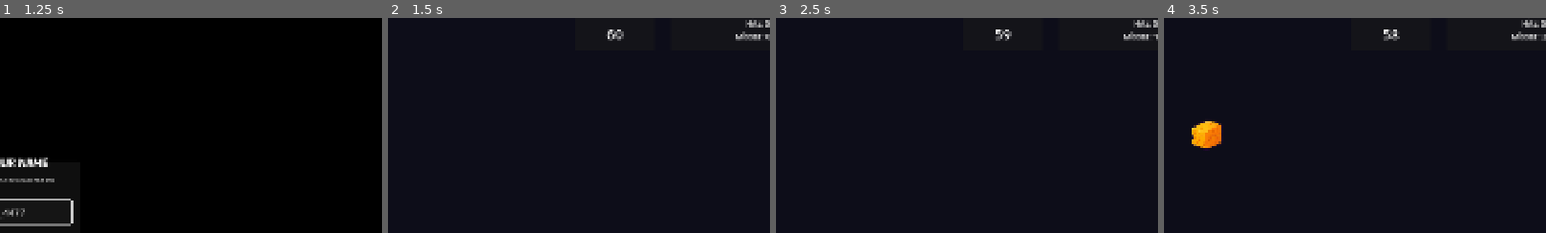
Above: before the commit, frames 1-4 (left to right).
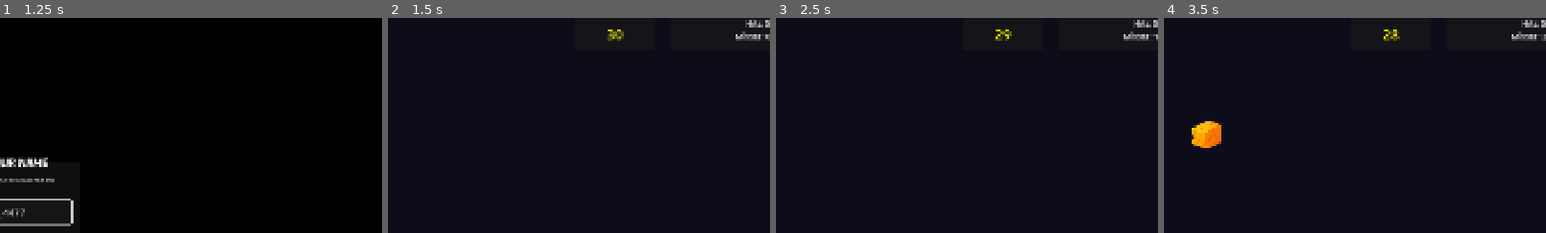
Above: after the commit, the same moments.

Repository: cheddatech/CheddaBoards-Godot
Game: Godot game, scene res://MainMenu.tscn
The game is run twice, just before and just after one commit, with the same random seed, the same clock (stepped at 60 frames per second) and the same inputs.
Inputs (mouse positions are % of the whole screen's width and height, from its top left):
- Up to frame 1 (1.25 s): click "PLAY NOW" at 0.5 s
- Up to frame 2 (1.5 s): click "LET'S GO!" at 1.25 s
- Up to frame 3 (2.5 s): tap Enter at 2 s; move the mouse to (72, 45) at 2.02 s; click (72, 45) at 2.17 s
- Up to frame 4 (3.5 s): tap Space at 2.75 s; move the mouse to (30, 55) at 2.77 s; click (30, 55) at 2.92 s
The pictures show only the part of the screen within x 50-100%, y 0-50%; the shares and areas given below are measured in that part.

Frame 1 is identical in both runs. In frame 2, 0.2% of the frame differs, in the area x 57-62%, y 5-11%; in frame 3, 0.2%; in frame 4, 0.2%.

Commit message:
Update Game.gd
change time from 60 to 30 seconds per round

Diff:
--- a/Game.gd
+++ b/Game.gd
@@ -21,7 +21,7 @@
 # CONFIGURATION
 # ============================================================
 
-const GAME_DURATION: float = 60.0
+const GAME_DURATION: float = 30.0
 const BASE_POINTS: int = 100
 const COMBO_DECAY_TIME: float = 2.0
 const MAX_COMBO_MULTIPLIER: int = 10
